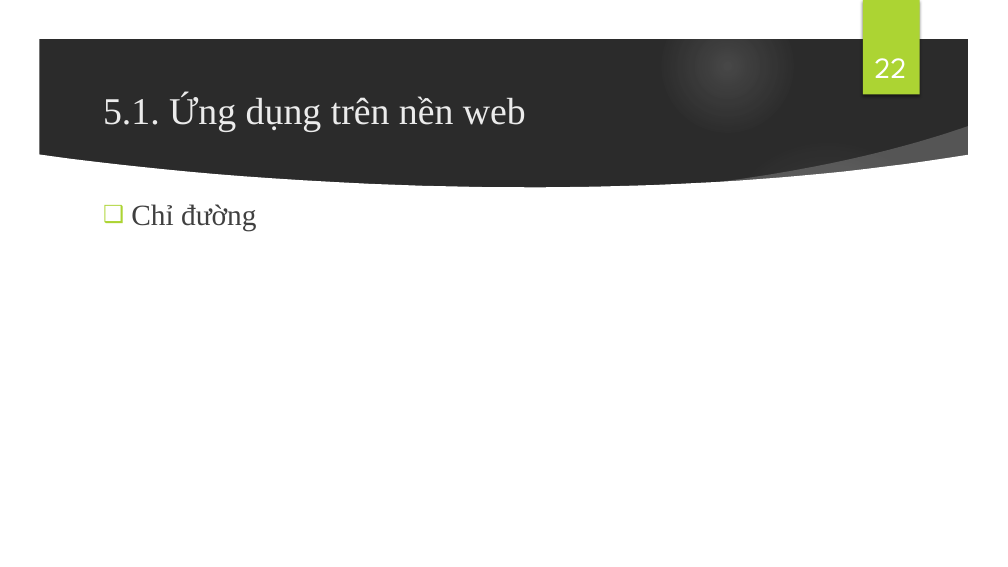
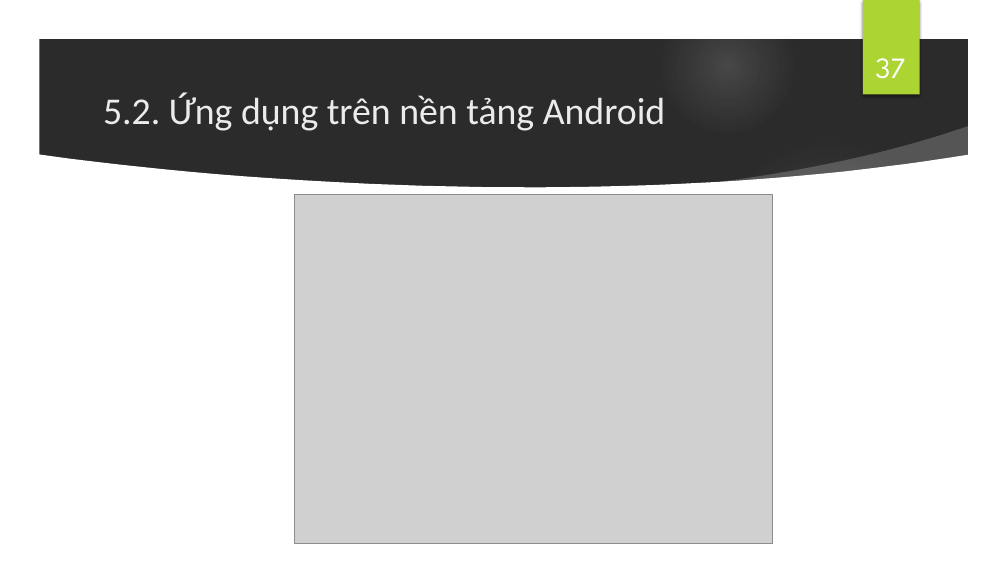
Before and after one commit to AnhtuTa/FGS, a slide deck: slide 37 of Reports/slide bao cao.pptx (slide 22 before the commit). Drawn at 1008x567 pixels with LibreOffice and Linux fonts; fonts in the diff are those of the drawing; grey boxes stand for pictures; background and template pictures are left out; a plain dark background stands for a picture behind light text. Boxes give left, top, right and bottom in pixels: in the first picture for what was removed or moved away, otherwise in the second. Text is boxed around its words. In the diff, an @@ line names an element or a change of style, - is before the commit and + after.

```diff
--- a/Reports/slide bao cao.pptx
+++ b/Reports/slide bao cao.pptx
@@ page number at box(875, 58, 905, 79): text changed @@
-22
+37
@@ title at box(103, 93, 666, 131): text changed; font Times New Roman to Calibri @@
-5.1. Ứng dụng trên nền web
+5.2. Ứng dụng trên nền tảng Android
@@ text removed at box(131, 204, 256, 232) @@
-❑ Chỉ đường
@@ picture added at box(295, 194, 772, 544) @@
```
Also in this commit, not shown: 16 other slides changed, 25 slides added, 6 slides removed, 20 other files.
